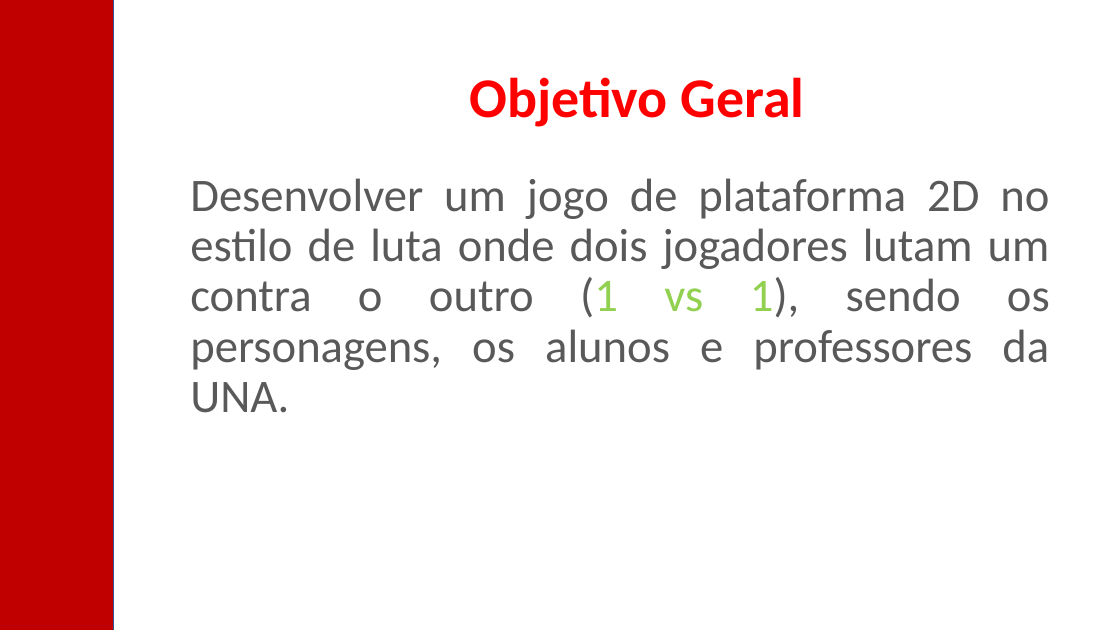
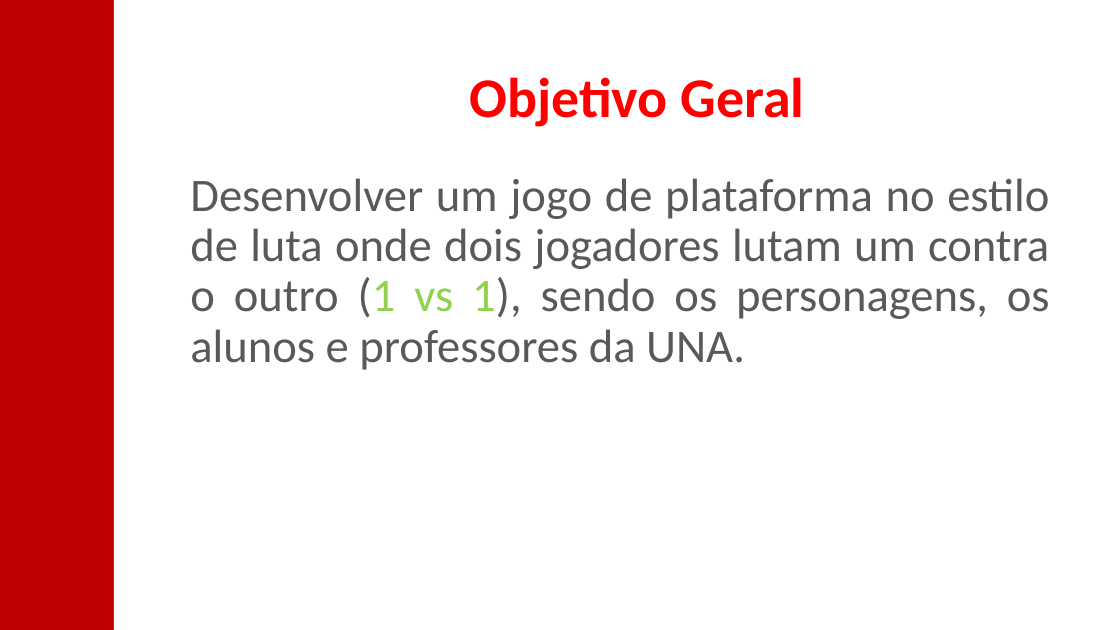
Before and after one commit to pomerwe/UNA_Fighters, a slide deck: slide 3 of UNA_Fighters/UNA FIGHTERS - Apresentação.pptx. Drawn at 1120x630 pixels with LibreOffice and Linux fonts; fonts in the diff are those of the drawing. Boxes give left, top, right and bottom in pixels: in the first picture for what was removed or moved away, otherwise in the second. Text is boxed around its words. In the diff, an @@ line names an element or a change of style, - is before the commit and + after.

```diff
--- a/UNA_Fighters/UNA FIGHTERS - Apresentação.pptx
+++ b/UNA_Fighters/UNA FIGHTERS - Apresentação.pptx
@@ text at (190, 178, 1050, 370): text changed @@
-Desenvolver um jogo de plataforma 2D no estilo de luta onde dois jogadores lutam um contra o outro (1 vs 1), sendo os personagens, os alunos e professores da UNA.
+Desenvolver um jogo de plataforma no estilo de luta onde dois jogadores lutam um contra o outro (1 vs 1), sendo os personagens, os alunos e professores da UNA.
```
Also in this commit, not shown: 3 other slides changed, 2 slides added.
